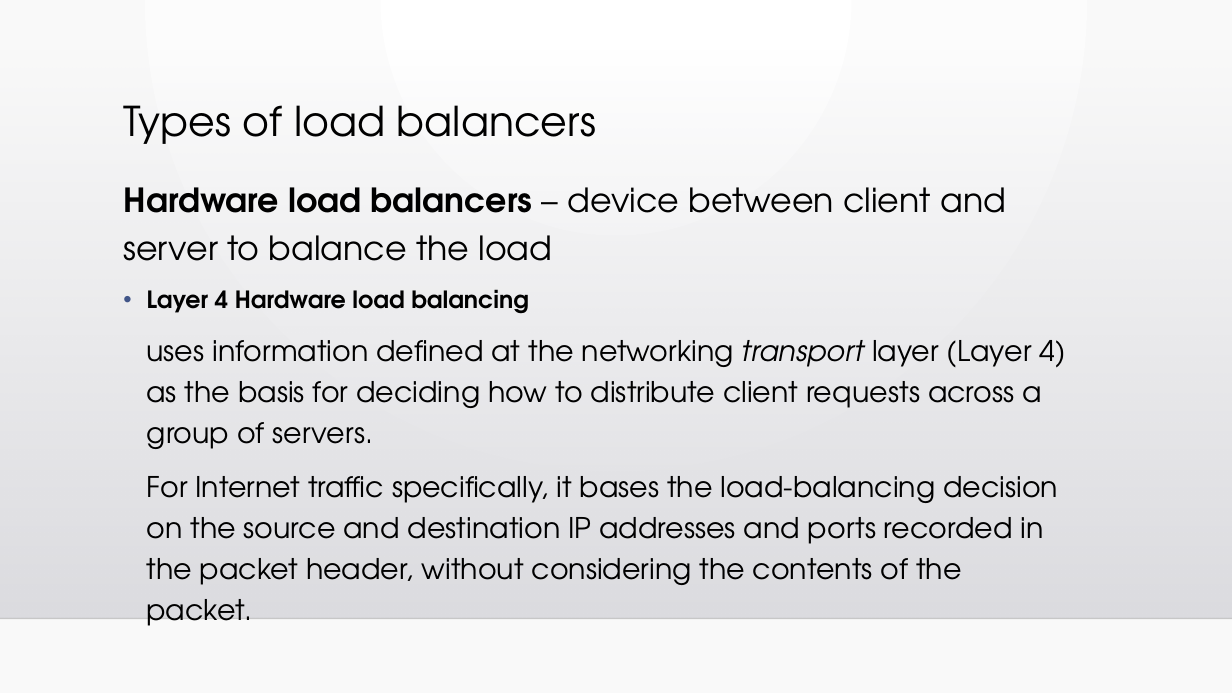
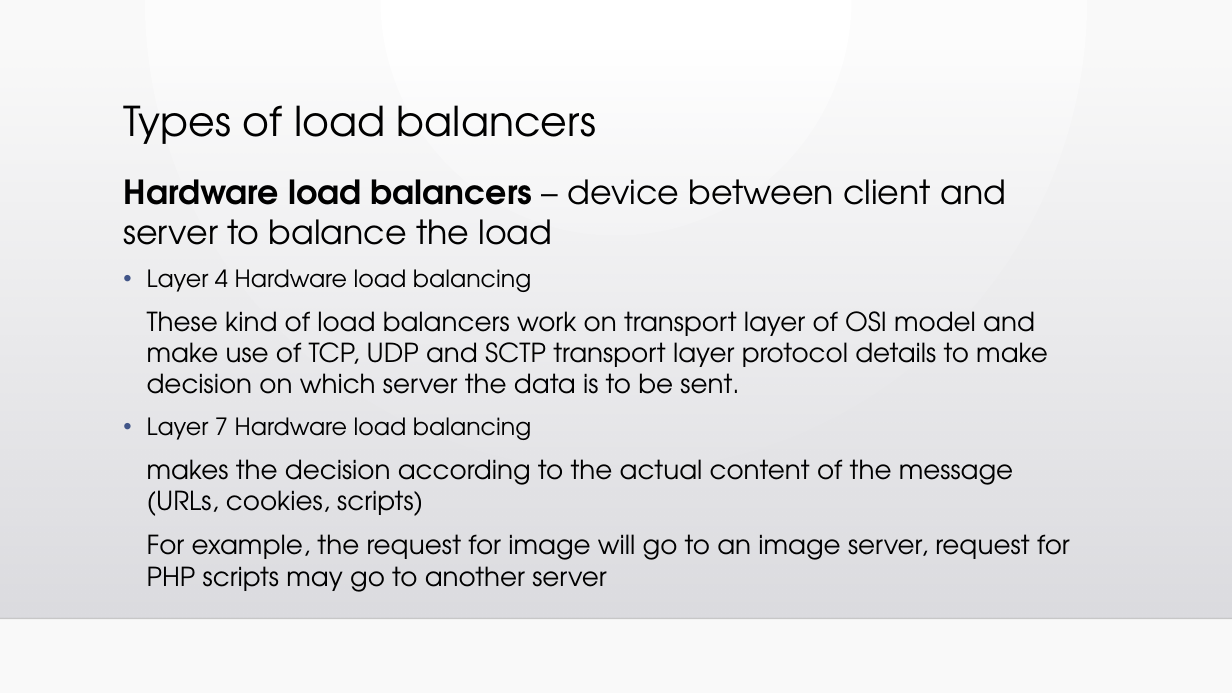
Before and after one commit to shishirkulkarni/DistributedSystems, a slide deck: slide 4 of Homework 9 - Distributed Applications/load_balancer.pptx (slide 3 before the commit). Drawn at 1232x693 pixels with LibreOffice and Linux fonts; fonts in the diff are those of the drawing; background and template pictures are left out. Boxes give left, top, right and bottom in pixels: in the first picture for what was removed or moved away, otherwise in the second. Text is boxed around its words. In the diff, an @@ line names an element or a change of style, - is before the commit and + after.

```diff
--- a/Homework 9 - Distributed Applications/load_balancer.pptx
+++ b/Homework 9 - Distributed Applications/load_balancer.pptx
@@ text at <box>123,179,1006,292</box>: bold off in "Layer 4 Hardware load balancing"; line spacing 1.2 to 1 @@
@@ text at <box>147,311,1070,592</box>: text changed; size 22.2 to 20.4 pt @@
-uses information defined at the networking transport layer (Layer 4) as the basis for deciding how to distribute client requests across a group of servers.
-For Internet traffic specifically, it bases the load-balancing decision on the source and destination IP addresses and ports recorded in the packet header, without considering the contents of the packet.
+These kind of load balancers work on transport layer of OSI model and make use of TCP, UDP and SCTP transport layer protocol details to make decision on which server the data is to be sent.
+• Layer 7 Hardware load balancing
+makes the decision according to the actual content of the message (URLs, cookies, scripts)
+For example, the request for image will go to an image server, request for PHP scripts may go to another server
```
Also in this commit, not shown: 4 other slides changed, 1 slide added, 8 slides removed.
